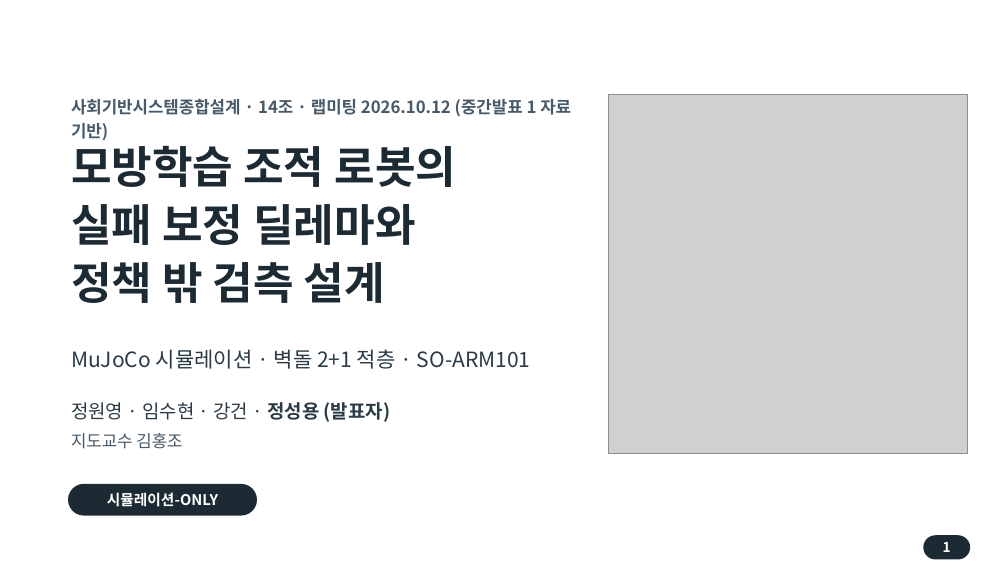
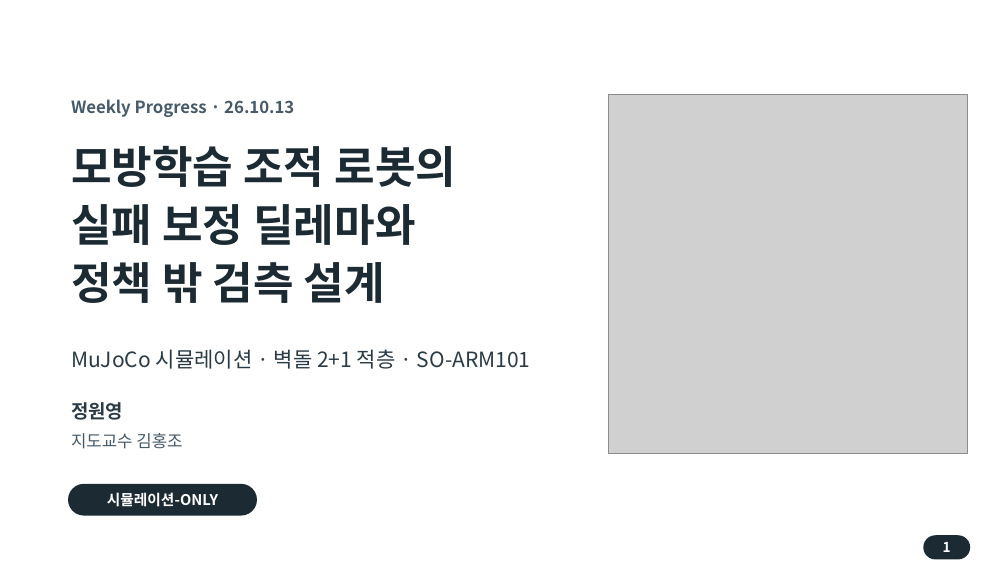
Before and after one commit to wonyoungjacob/masonry-IL-capstone, a slide deck: slide 1 of 01_사기설/중간발표1/중간발표1_261012_랩미팅_수정본.pptx. Drawn at 1008x567 pixels with LibreOffice and Linux fonts; fonts in the diff are those of the drawing; grey boxes stand for pictures. Boxes give left, top, right and bottom in pixels: in the first picture for what was removed or moved away, otherwise in the second. Text is boxed around its words. In the diff, an @@ line names an element or a change of style, - is before the commit and + after.

```diff
--- a/01_사기설/중간발표1/중간발표1_261012_랩미팅_수정본.pptx
+++ b/01_사기설/중간발표1/중간발표1_261012_랩미팅_수정본.pptx
@@ text at [71,99,294,117]: text changed @@
-사회기반시스템종합설계 · 14조 · 랩미팅 2026.10.12 (중간발표 1 자료 기반)
+Weekly Progress · 26.10.13
@@ text at [71,402,123,420]: text changed; bold on @@
-정원영 · 임수현 · 강건 · 정성용 (발표자)
+정원영
```
Also in this commit, not shown: 2 other files.
